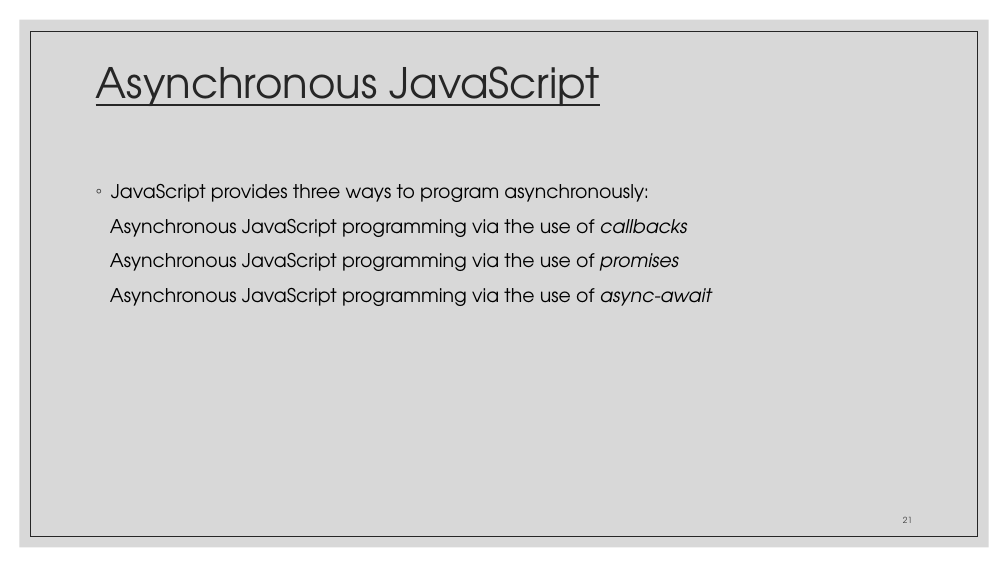
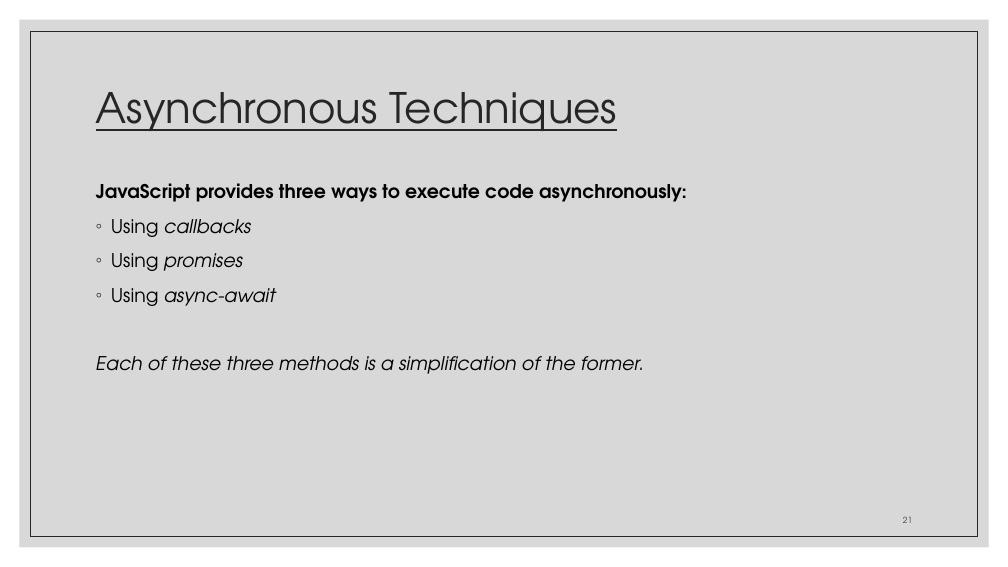
Before and after one commit to zackstotts/base-node-curriculum, a slide deck: slide 21 of unit_01/slides/Unit01-PartI.pptx. Drawn at 1008x567 pixels with LibreOffice and Linux fonts; fonts in the diff are those of the drawing. Boxes give left, top, right and bottom in pixels: in the first picture for what was removed or moved away, otherwise in the second. Text is boxed around its words. In the diff, an @@ line names an element or a change of style, - is before the commit and + after.

```diff
--- a/unit_01/slides/Unit01-PartI.pptx
+++ b/unit_01/slides/Unit01-PartI.pptx
@@ title at (x1=96, y1=92, x2=617, y2=131): text changed @@
-Asynchronous JavaScript
+Asynchronous Techniques
@@ text at (x1=96, y1=183, x2=687, y2=374): text changed; italic on @@
-◦ JavaScript provides three ways to program asynchronously:
-Asynchronous JavaScript programming via the use of callbacks
-Asynchronous JavaScript programming via the use of promises
-Asynchronous JavaScript programming via the use of async-await
+JavaScript provides three ways to execute code asynchronously:
+◦ Using callbacks
+◦ Using promises
+◦ Using async-await
+Each of these three methods is a simplification of the former.
```
Also in this commit, not shown: 9 other slides changed, 1 slide added, 8 slides removed, 3 other files.
